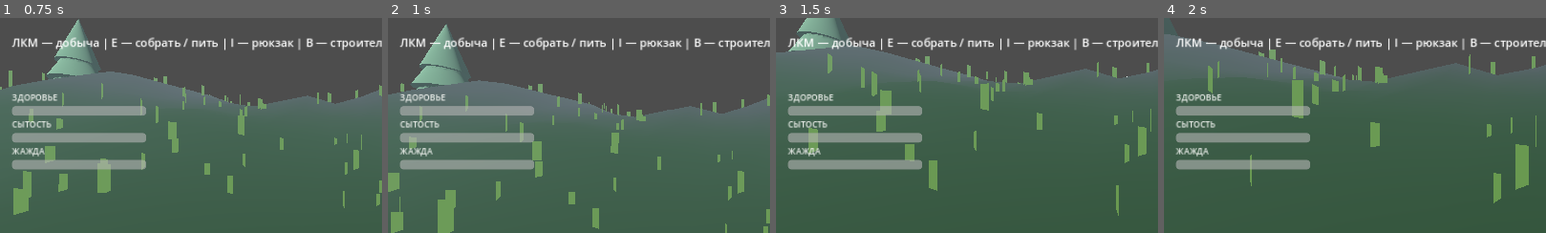
Above: before the commit, frames 1-4 (left to right).
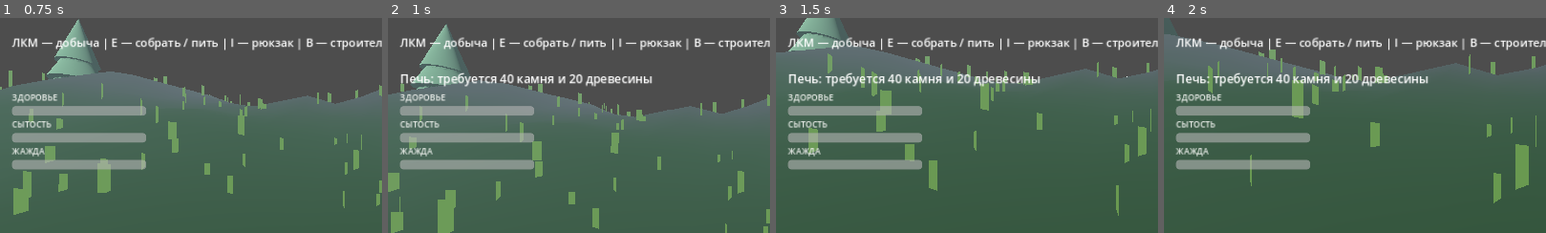
Above: after the commit, the same moments.

Repository: noval000/survival
Game: Godot game, scene res://scenes/Main.tscn
Same seed, same stepped clock (60 frames per second), same inputs: the game is played once before the commit and once after it.
Inputs (mouse positions are % of the whole screen's width and height, from its top left):
- Up to frame 1 (0.75 s): tap Enter at 0.5 s; move the mouse to (55, 50) at 0.52 s; hold W (move_forward) from 0.53 s (still down); tap E at 0.6 s; click (55, 50) at 0.67 s
- Up to frame 2 (1 s): keep holding W (move_forward); tap Space (jump) at 0.77 s; tap V at 0.8 s
- Up to frame 3 (1.5 s): keep holding W (move_forward); move the mouse to (45, 50) at 1.27 s; tap V at 1.35 s; click (45, 50) at 1.42 s
- Up to frame 4 (2 s): keep holding W (move_forward); tap Space (jump) at 1.52 s; tap E at 1.55 s
The pictures show only the part of the screen within x 0-50%, y 9-59%; the shares and areas given below are measured in that part.

Frame 1 is identical in both runs. In frame 2, 1.6% of the frame differs, in the area x 3-70%, y 25-32%; in frame 3, 1.7%; in frame 4, 1.7%.

Commit message:
Integrate furnace crafting, E interaction, fuel loading and save restore

Diff:
--- a/godot/scripts/Player.gd
+++ b/godot/scripts/Player.gd
@@ -10,6 +10,8 @@
 const CHEST_SCRIPT = preload("res://scripts/StorageChest.gd")
 const CHEST_UI_SCRIPT = preload("res://scripts/ChestUI.gd")
 const LOOT_CRATE_SCRIPT = preload("res://scripts/LootCrate.gd")
+const FURNACE_SCRIPT = preload("res://scripts/SmeltingFurnace.gd")
+const FURNACE_UI_SCRIPT = preload("res://scripts/FurnaceUI.gd")
 
 @export var walk_speed := 5.0
 @export var sprint_speed := 8.0
@@ -41,6 +43,9 @@
 var chest_ui
 var chests: Array = []
 var loot_crates: Array = []
+var furnaces: Array = []
+var furnace_ui
+const FURNACE_COST := {"stone": 40, "wood": 20}
 const CHEST_COST := 50
 var mobile_jump := false
 var mobile_sprint := false
@@ -117,11 +122,21 @@
     add_child(chest_ui)
     chest_ui.transfer_requested.connect(transfer_chest_items)
     chest_ui.closed.connect(_on_chest_closed)
+    furnace_ui = FURNACE_UI_SCRIPT.new()
+    add_child(furnace_ui)
+    furnace_ui.closed.connect(_on_chest_closed)
+    furnace_ui.deposit_requested.connect(furnace_deposit)
+    furnace_ui.withdraw_requested.connect(furnace_withdraw)
+    furnace_ui.toggle_requested.connect(furnace_toggle)
     load_progress.call_deferred()
     initialize_loot.call_deferred()
 
 func _unhandled_input(event: InputEvent) -> void:
     if event is InputEventKey and event.pressed and not event.echo:
+        if furnace_ui != null and furnace_ui.is_open():
+            if event.physical_keycode in [KEY_ESCAPE, KEY_E]:
+                furnace_ui.close_furnace()
+            return
         if chest_ui != null and chest_ui.is_open():
             if event.physical_keycode in [KEY_ESCAPE, KEY_E]:
                 chest_ui.close_storage()
@@ -155,6 +170,9 @@
             get_viewport().set_input_as_handled()
             return
         if not inventory_ui.is_open():
+            if event.physical_keycode == KEY_V:
+                place_furnace()
+                return
             if event.physical_keycode == KEY_C:
                 place_chest()
                 return
@@ -204,7 +222,7 @@
     if dead:
         velocity = Vector3.ZERO
         return
-    if chest_ui != null and chest_ui.is_open():
+    if (chest_ui != null and chest_ui.is_open()) or (furnace_ui != null and furnace_ui.is_open()):
         velocity = Vector3.ZERO
         return
     harvest_cooldown = maxf(0.0, harvest_cooldown - delta)
@@ -524,6 +542,7 @@
     inventory_ui.restore_bag_layout(data.get("bag_layout", []))
     restore_chests(data.get("chests", []))
     restore_loot(data.get("loot_crates", []))
+    restore_furnaces(data.get("furnaces", []))
 
 func try_interact() -> void:
     var query := PhysicsRayQueryParameters3D.create(camera.global_position, camera.global_position - camera.global_transform.basis.z * 4.0)
@@ -534,6 +553,9 @@
         return
     var target: Node = hit.get("collider") as Node
     if target == null:
+        return
+    if target.is_in_group("survival_furnaces"):
+        open_furnace(target)
         return
     if target.is_in_group("survival_chests"):
         open_chest(target)
@@ -703,6 +725,99 @@
         else:
             crate.queue_free()
 
+func place_furnace() -> void:
+    if dead or inventory_ui.is_open() or chest_ui.is_open() or furnace_ui.is_open():
+        return
+    for kind in FURNACE_COST:
+        if int(resources.get(kind, 0)) < int(FURNACE_COST[kind]):
+            show_message("Печь: требуется 40 камня и 20 древесины")
+            return
+    var ray := PhysicsRayQueryParameters3D.create(camera.global_position, camera.global_position - camera.global_transform.basis.z * 5.0)
+    ray.exclude = [get_rid()]
+    var hit: Dictionary = get_world_3d().direct_space_state.intersect_ray(ray)
+    if hit.is_empty() or (hit["normal"] as Vector3).y < 0.75:
+        show_message("Наведитесь на ровную поверхность")
+        return
+    var location: Vector3 = hit["position"] + Vector3.UP * 0.6
+    for placed in furnaces:
+        if is_instance_valid(placed) and placed.global_position.distance_to(location) < 1.5:
+            show_message("Рядом уже есть печь")
+            return
+    var furnace = FURNACE_SCRIPT.new()
+    furnace.furnace_id = str(Time.get_ticks_usec())
+    get_parent().add_child(furnace)
+    furnace.global_position = location
+    furnaces.append(furnace)
+    for kind in FURNACE_COST:
+        resources[kind] = int(resources[kind]) - int(FURNACE_COST[kind])
+    sync_inventory()
+    show_message("Печь установлена — нажмите E")
+
+func open_furnace(target: Node) -> void:
+    if dead or inventory_ui.is_open() or chest_ui.is_open() or target.global_position.distance_to(global_position) > 4.5:
+        return
+    furnace_ui.open_furnace(target)
+    Input.mouse_mode = Input.MOUSE_MODE_VISIBLE
+
+func furnace_deposit(kind: String, requested: int) -> void:
+    var furnace = furnace_ui.furnace
+    if not is_instance_valid(furnace) or furnace.global_position.distance_to(global_position) > 4.5:
+        return
+    var count: int = mini(requested, int(resources.get(kind, 0)))
+    if count <= 0 or not furnace.process.storage.can_fit(kind, count):
+        show_message("Нет ресурсов или места в печи")
+        return
+    furnace.process.storage.add(kind, count)
+    resources[kind] = int(resources[kind]) - count
+    sync_inventory()
+
+func furnace_withdraw() -> void:
+    var furnace = furnace_ui.furnace
+    if not is_instance_valid(furnace) or furnace.global_position.distance_to(global_position) > 4.5:
+        return
+    var amount: int = furnace.process.storage.count("iron_bar")
+    if amount <= 0:
+        return
+    if not inventory_ui.can_fit_item("iron_bar", amount):
+        show_message("В рюкзаке нет места для слитков")
+        return
+    if furnace.process.storage.remove("iron_bar", amount):
+        resources["iron_bar"] = int(resources["iron_bar"]) + amount
+        sync_inventory()
+
+func furnace_toggle() -> void:
+    var furnace = furnace_ui.furnace
+    if is_instance_valid(furnace) and furnace.global_position.distance_to(global_position) <= 4.5:
+        furnace.toggle()
+
+func get_furnaces_data() -> Array:
+    var records: Array = []
+    for furnace in furnaces:
+        if is_instance_valid(furnace):
+            records.append(furnace.serialize())
+    return records
+
+func restore_furnaces(saved: Array) -> void:
+    for furnace in furnaces:
+        if is_instance_valid(furnace):
+            furnace.queue_free()
+    furnaces.clear()
+    for record in saved:
+        if typeof(record) != TYPE_DICTIONARY:
+            continue
+        var coords: Array = record.get("position", [])
+        if coords.size() != 3:
+            continue
+        var furnace = FURNACE_SCRIPT.new()
+        furnace.furnace_id = str(record.get("id", ""))
+        get_parent().add_child(furnace)
+        furnace.global_position = Vector3(float(coords[0]), float(coords[1]), float(coords[2]))
+        furnace.rotation.y = float(record.get("rotation_y", 0.0))
+        if furnace.restore(record):
+            furnaces.append(furnace)
+        else:
+            furnace.queue_free()
+
 func use_consumable(kind: String) -> void:
     if dead or int(resources.get(kind, 0)) <= 0:
         return
